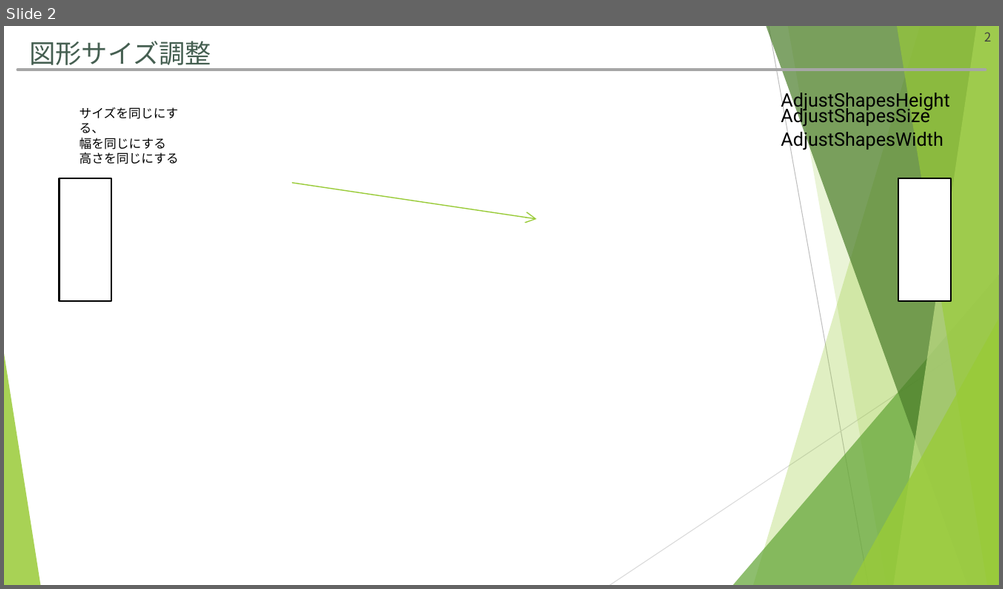
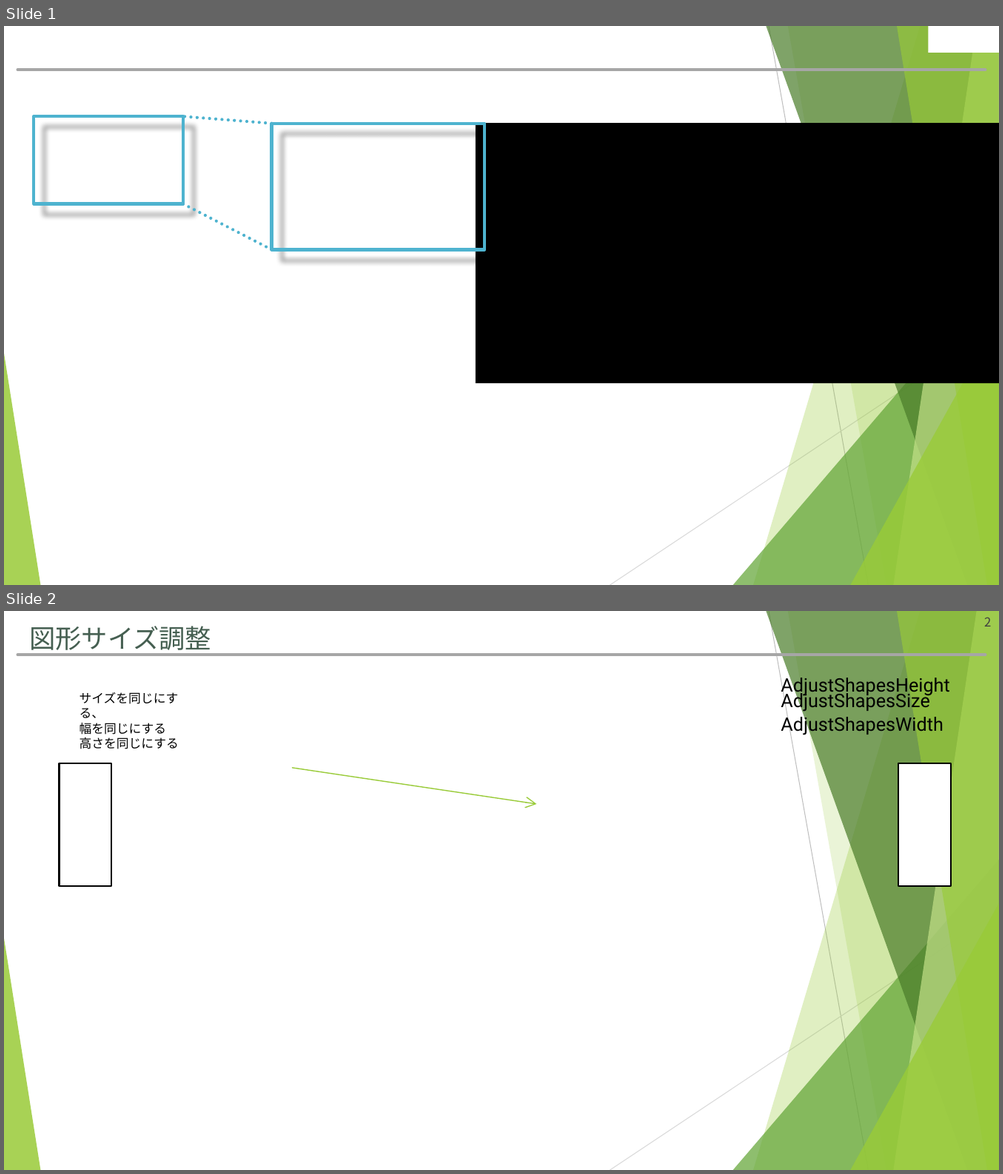
Before and after one commit to hitsuji-ga-u/pawapo, a slide deck: slide/customUI_debug.pptm. Shown one above the other, each under a label of ours: slide 2 before the commit, slides 1 and 2 after it. The pictures are 1003x589 and 1003x1174 pixels, drawn with LibreOffice and Linux fonts; fonts in the diff are those of the drawing. Boxes give left, top, right and bottom in pixels: in the first picture for what was removed or moved away, otherwise in the second. Text is boxed around its words. In the diff, an @@ line names an element or a change of style, - is before the commit and + after.

```diff
--- a/slide/customUI_debug.pptm
+++ b/slide/customUI_debug.pptm
@@ slide 1 added at bbox=[4, 26, 999, 585], background #FFFFFF; not listed: 11 template elements that a slide beside it also shows @@
@@ rectangle added at bbox=[928, 26, 999, 53], fill #FFFFFF @@
@@ freeform shape added at bbox=[34, 116, 183, 204], outline #4EB3CF 3 pt @@
@@ line added from (272, 124) to (183, 116), #4EB3CF 3 pt dashed @@
@@ freeform shape added at bbox=[272, 124, 484, 249], outline #4EB3CF 3 pt @@
@@ rectangle added at bbox=[475, 123, 999, 383], fill #000000 @@
@@ line added from (272, 249) to (183, 204), #4EB3CF 3 pt dashed @@
```
Also in this commit, not shown: 1 slide changed, 1 slide removed, 2 other files.
